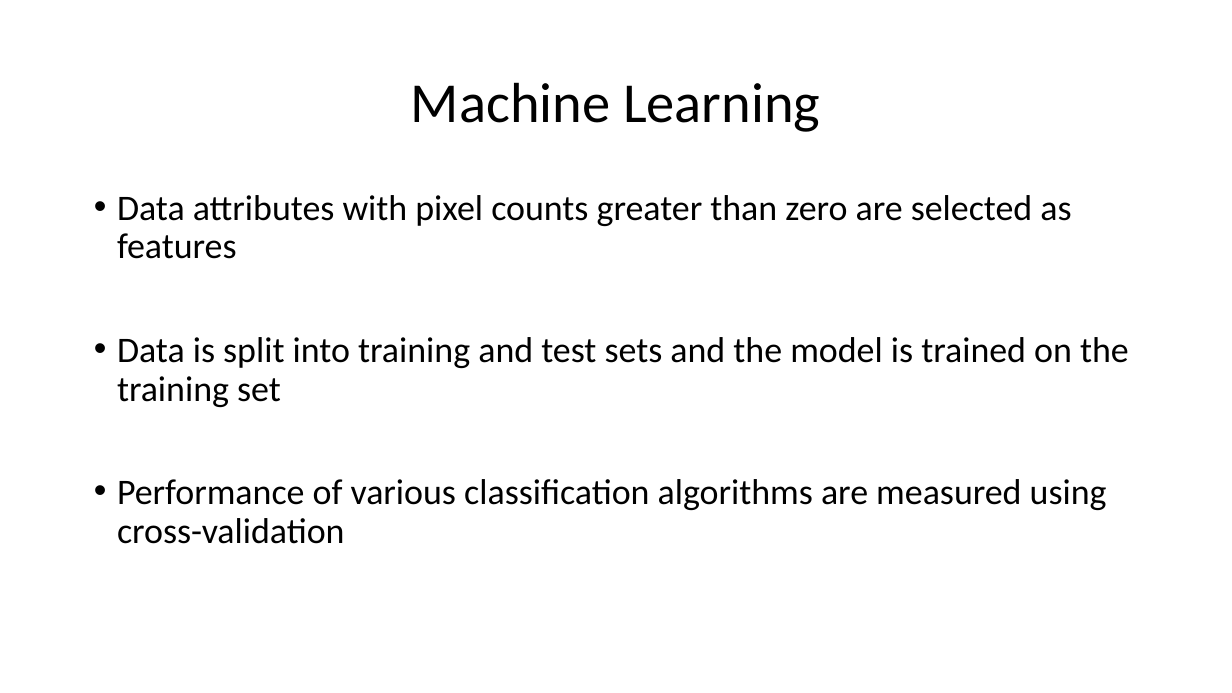
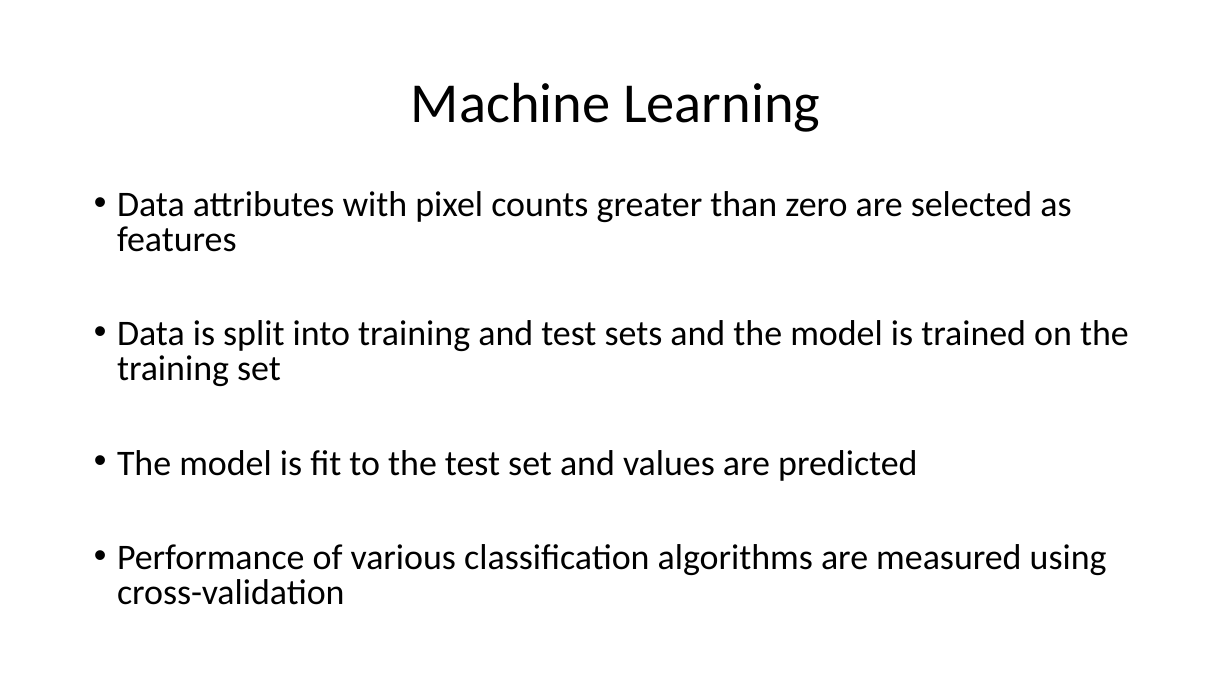
Before and after one commit to nsudhanva/eit, a slide deck: slide 9 of docs/Electrical Impedance Tomography.pptx (slide 8 before the commit). Drawn at 1232x693 pixels with LibreOffice and Linux fonts; fonts in the diff are those of the drawing. Boxes give left, top, right and bottom in pixels: in the first picture for what was removed or moved away, otherwise in the second. Text is boxed around its words. In the diff, an @@ line names an element or a change of style, - is before the commit and + after.

```diff
--- a/docs/Electrical Impedance Tomography.pptx
+++ b/docs/Electrical Impedance Tomography.pptx
@@ text at [117,191,1129,605]: line spacing 0.9 to 0.8 @@
@@ text at [117,450,917,481]: paragraph added @@
+• The model is fit to the test set and values are predicted
```
Also in this commit, not shown: 4 other slides changed, 2 slides added, 1 slide removed, 1 other file.
